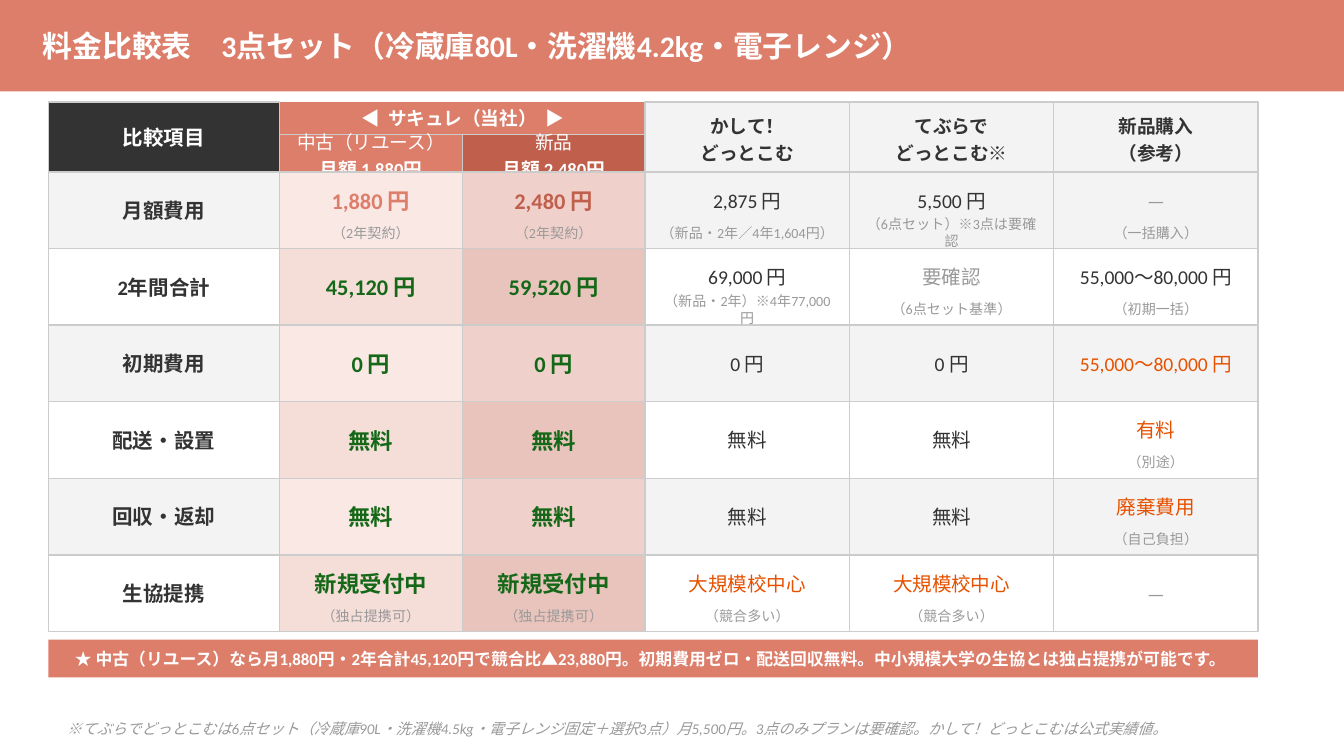
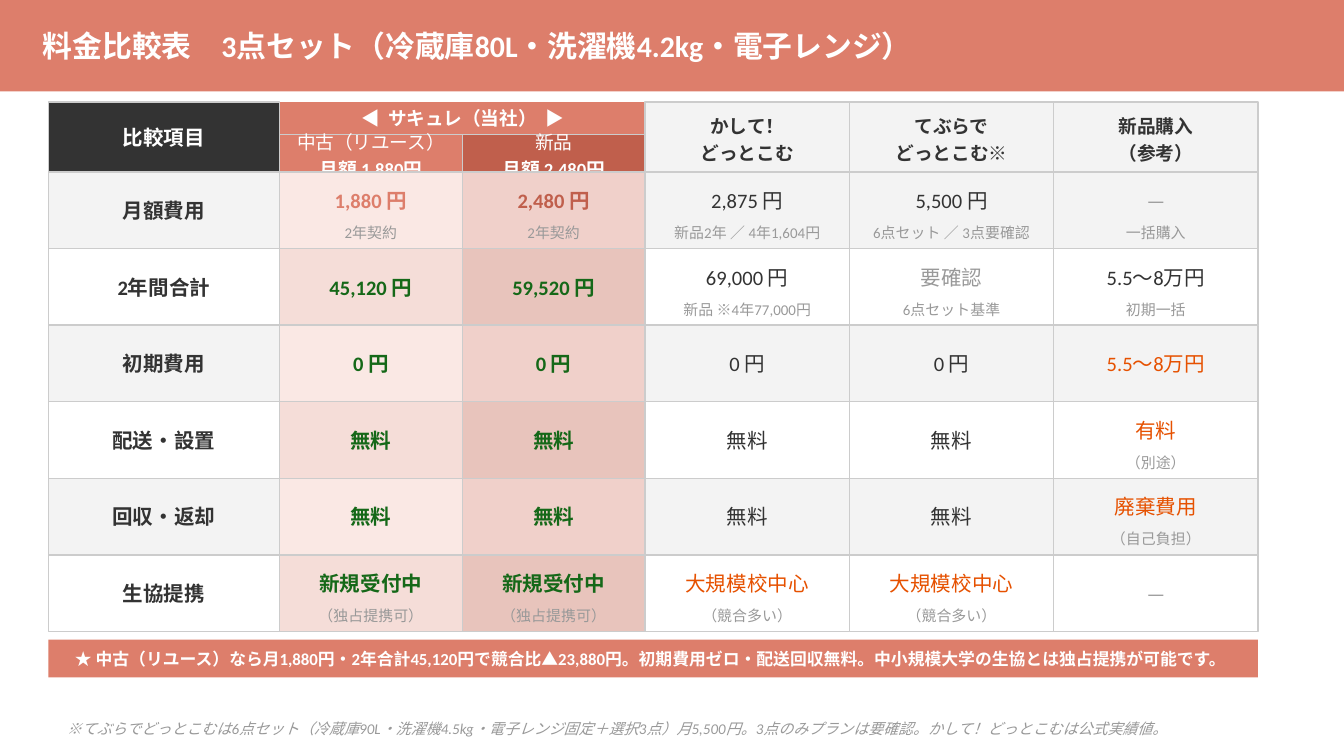
Before and after one commit to monomapblog-ui/sacure, a slide deck: slide 1 of 料金比較表_v1.pptx. Drawn at 1344x756 pixels with LibreOffice and Linux fonts; fonts in the diff are those of the drawing. Boxes give left, top, right and bottom in pixels: in the first picture for what was removed or moved away, otherwise in the second. Text is boxed around its words. In the diff, an @@ line names an element or a change of style, - is before the commit and + after.

```diff
--- a/料金比較表_v1.pptx
+++ b/料金比較表_v1.pptx
@@ text at bbox=[345, 225, 397, 239]: text changed; size 7.5 to 8 pt @@
-（2年契約）
+2年契約
@@ text at bbox=[527, 225, 579, 239]: text changed; size 7.5 to 8 pt @@
-（2年契約）
+2年契約
@@ text at bbox=[674, 225, 821, 239]: text changed; size 7.5 to 8 pt @@
-（新品・2年／4年1,604円）
+新品2年 ／ 4年1,604円
@@ text at bbox=[873, 226, 1029, 239]: text changed; size 7.5 to 8 pt @@
-（6点セット）※3点は要確認
+6点セット ／ 3点要確認
@@ text at bbox=[1126, 225, 1186, 239]: text changed; size 7.5 to 8 pt @@
-（一括購入）
+一括購入
@@ text at bbox=[1107, 269, 1205, 287]: text changed; size 10.5 to 11 pt @@
-55,000〜80,000 円
+5.5〜8万円
@@ text at bbox=[683, 302, 811, 316]: text changed; size 7.5 to 8 pt @@
-（新品・2年）※4年77,000円
+新品 ※4年77,000円
@@ text at bbox=[903, 302, 1000, 316]: text changed; size 7.5 to 8 pt @@
-（6点セット基準）
+6点セット基準
@@ text at bbox=[1126, 302, 1186, 316]: text changed; size 7.5 to 8 pt @@
-（初期一括）
+初期一括
@@ text at bbox=[1107, 355, 1205, 373]: text changed; size 10.5 to 11 pt @@
-55,000〜80,000 円
+5.5〜8万円
@@ size 12 to 11 pt in 12 elements at bbox=[335, 192, 407, 211], bbox=[518, 192, 590, 211], bbox=[329, 279, 413, 298], bbox=[512, 279, 595, 298], bbox=[353, 355, 389, 373], bbox=[536, 355, 572, 373], bbox=[350, 430, 391, 450], bbox=[533, 430, 574, 450], bbox=[350, 506, 391, 526], bbox=[533, 506, 574, 526], bbox=[319, 573, 422, 593], bbox=[502, 573, 605, 593] @@
@@ size 10.5 to 11 pt in 14 elements at bbox=[711, 192, 784, 211], bbox=[916, 192, 988, 211], bbox=[706, 269, 789, 288], bbox=[921, 268, 983, 287], bbox=[729, 355, 766, 373], bbox=[934, 355, 970, 373], bbox=[727, 430, 768, 450], bbox=[931, 430, 972, 450], bbox=[1135, 420, 1176, 440], bbox=[727, 506, 768, 526], bbox=[931, 506, 972, 526], bbox=[1115, 496, 1197, 516], bbox=[685, 573, 808, 593], bbox=[890, 573, 1013, 593] @@
@@ size 7.5 to 8 pt in 6 elements at bbox=[1126, 455, 1186, 469], bbox=[1111, 531, 1201, 545], bbox=[318, 608, 423, 622], bbox=[501, 608, 606, 622], bbox=[702, 608, 792, 622], bbox=[907, 608, 997, 622] @@
```
Also in this commit, not shown: 3 other files.
